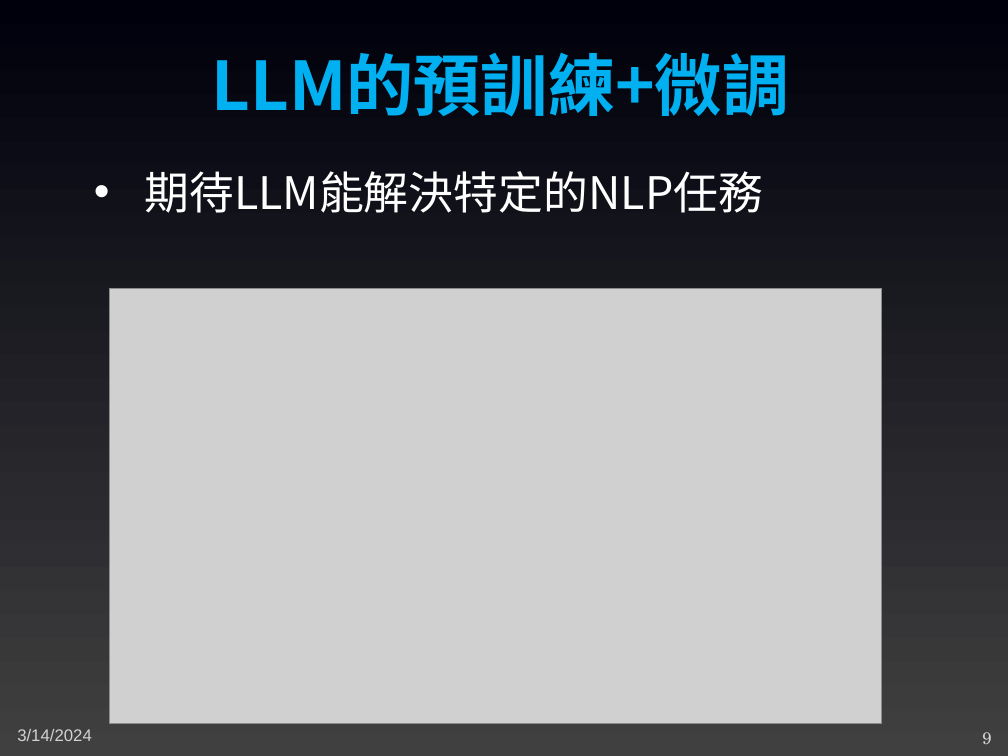
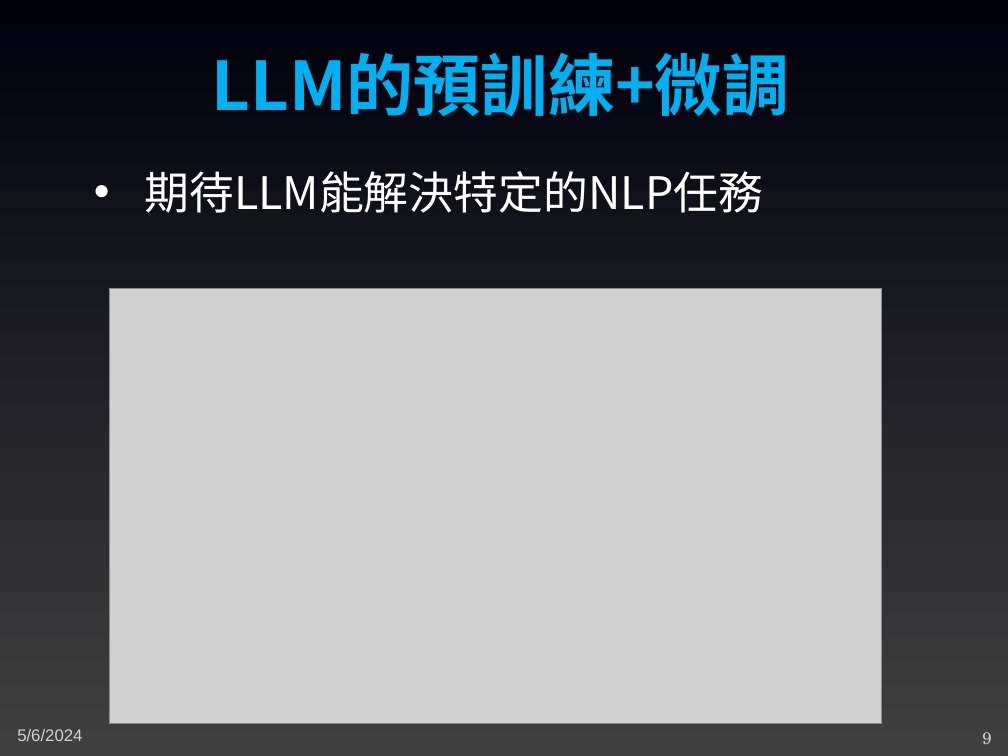
Before and after one commit to joshhu/mustllm2024basic, a slide deck: slide 9 of Slides/04：語言模型的演進/14：大型語言模型的進化.pptx. Drawn at 1008x756 pixels with LibreOffice and Linux fonts; fonts in the diff are those of the drawing; grey boxes stand for pictures. Boxes give left, top, right and bottom in pixels: in the first picture for what was removed or moved away, otherwise in the second. Text is boxed around its words. In the diff, an @@ line names an element or a change of style, - is before the commit and + after.

```diff
--- a/Slides/04：語言模型的演進/14：大型語言模型的進化.pptx
+++ b/Slides/04：語言模型的演進/14：大型語言模型的進化.pptx
@@ text at box(17, 729, 82, 741): text changed @@
-3/14/2024
+5/6/2024
```
Also in this commit, not shown: 24 other slides changed, 4 other files.
